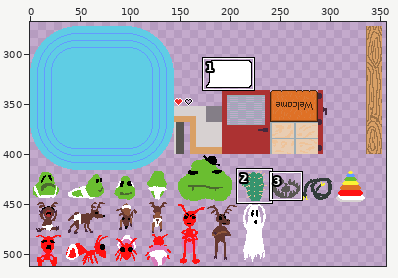
Sprite sheet, stored at assets/TestMap.png. Above: a wide view before the commit, with the close-up outlined.
Close-up. Old version:
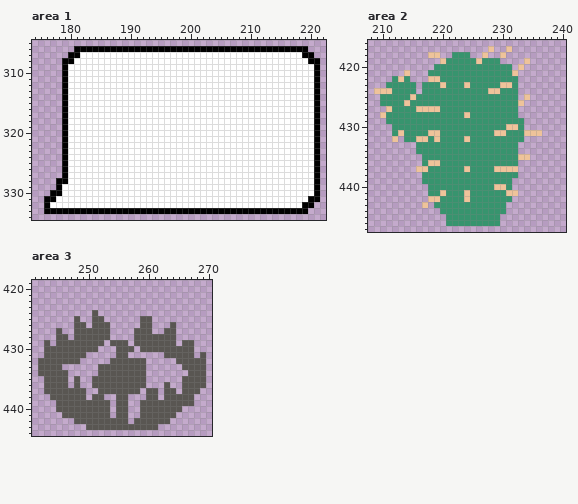
The file is 512x512 pixels. Shown: area 1: x 174..222, y 305..334; area 2: x 208..240, y 416..447; area 3: x 241..270, y 419..444. The wide view leaves out empty margins. The commit also changed other parts of the picture, which this record leaves out.
After:
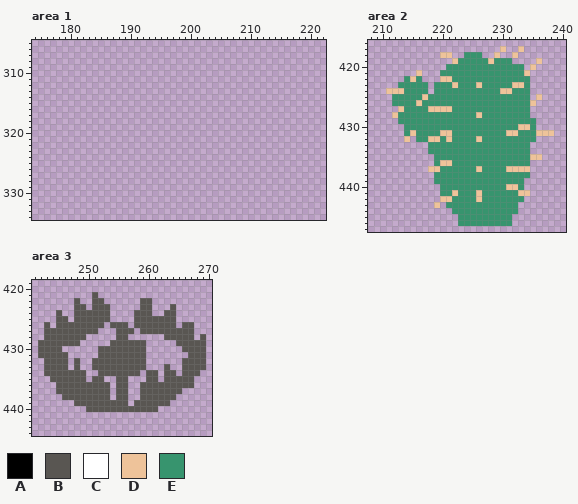
Palette (. is transparent): A #000000  B #595652  C #ffffff  D #eec39a  E #37946e
Difference:
Changed rows in their new state; - is an unchanged pixel.
Area 1:
first column x 176:
306 -----.......................................--
307 ----.........................................-
308 ---...........................................
309 ---...........................................
310 ---...........................................
311 ---...........................................
312 ---...........................................
313 ---...........................................
314 ---...........................................
315 ---...........................................
316 ---...........................................
317 ---...........................................
318 ---...........................................
319 ---...........................................
320 ---...........................................
321 ---...........................................
322 ---...........................................
323 ---...........................................
324 ---...........................................
325 ---...........................................
326 ---...........................................
327 ---...........................................
328 --............................................
329 --............................................
330 -.............................................
331 ..............................................
332 .............................................-
333 ............................................--
Area 2:
first column x 209:
417 -------------------.-D.-D-----
418 ---------..DD..-EE.-D.-D------
419 -----------..D---E-D-EE--.-D--
420 ----------..-----------EE-D---
421 -----.-D-..------------EED----
422 ---..-DE-..DD-----------EE----
423 --..---E-.-E-D-E-D---EEDDE----
424 ..-DD--E-.---------EEDD-EE----
425 -..---E-D---------------EE-D--
426 -..--E-D----------------EED---
427 --..D--EE--DD-----------EE----
428 -..D-----------E-D------EE----
429 --..---------------------EE---
430 ---..-----------------EEDDE---
431 ---..-D--EEDD-------EEDD-EE-DD
432 ---.-D.EED--D--E-D-------EE---
433 -------..---------------EE----
434 -------..---------------EE----
435 --------..--------------EEDD--
436 --------..EDD-----------EE----
437 -------..DD----E-D--EE--DD----
438 --------..--------------EE----
439 --------..-------------EE-----
440 ---------..---------EEDDE-----
441 ---------..E-D-E-D----EEDD----
442 ---------..DD--E-D-----EE-----
443 --------.-D.----------EE------
444 -----------..---------EE------
445 ------------..-------EE-------
446 ------------..-------EE-------
Area 3:
first column x 242:
421 ---------B------------------
422 ------B--BB------BB---------
423 ------BB-BBB-----BB---B-----
424 ---B--BBB-BB----BBB--BB-----
425 ---BB--BB--B----B--BBBB-----
426 -B-BBB--B--.BBB-B--BBB--BB--
427 -BB-BB----..-BBB.--BB--BBB--
428 -BB--B--....-BB-.....--BBB-B
429 B-B----....----B--.....B--BB
430 B---......BBB---B-......--BB
431 B----...--BBB--BBB---....-B-
432 .----.---BBB-----------.----
433 .---B-B--B-----------B------
434 .----BBB---------.BB-BB-B--.
435 -.---B-B---..--...BB-BBB--..
436 -..--B-BB---.--..-BBB-BB--..
437 -..-----BB--.--..B--B--B...-
438 --..----B--B-----B--B--...--
439 ---...------B---B-----....--
440 ---.....----B--BB---....----
441 ----........-..--......-----
442 ------.........-......------
443 --------............--------
